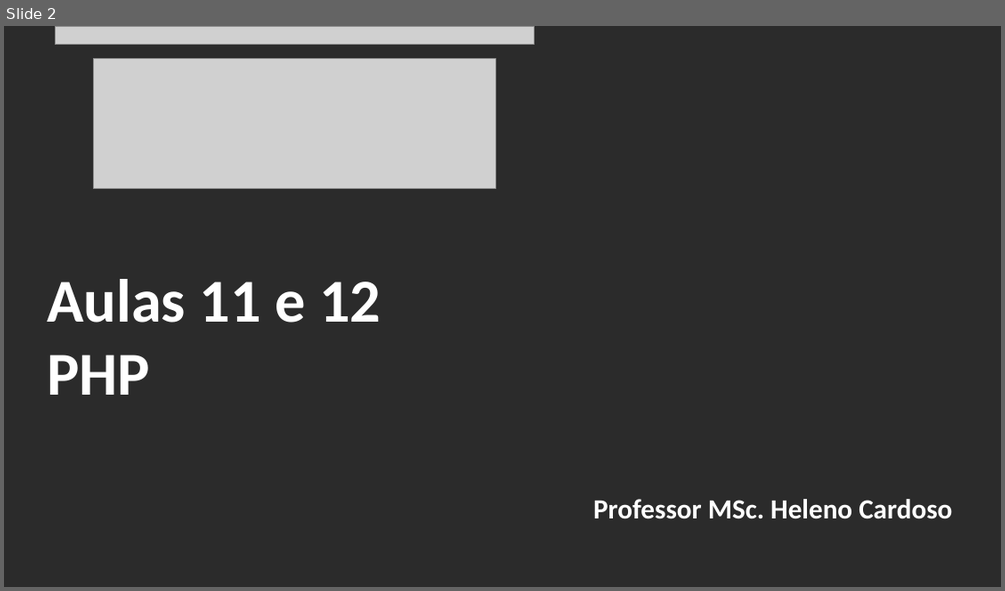
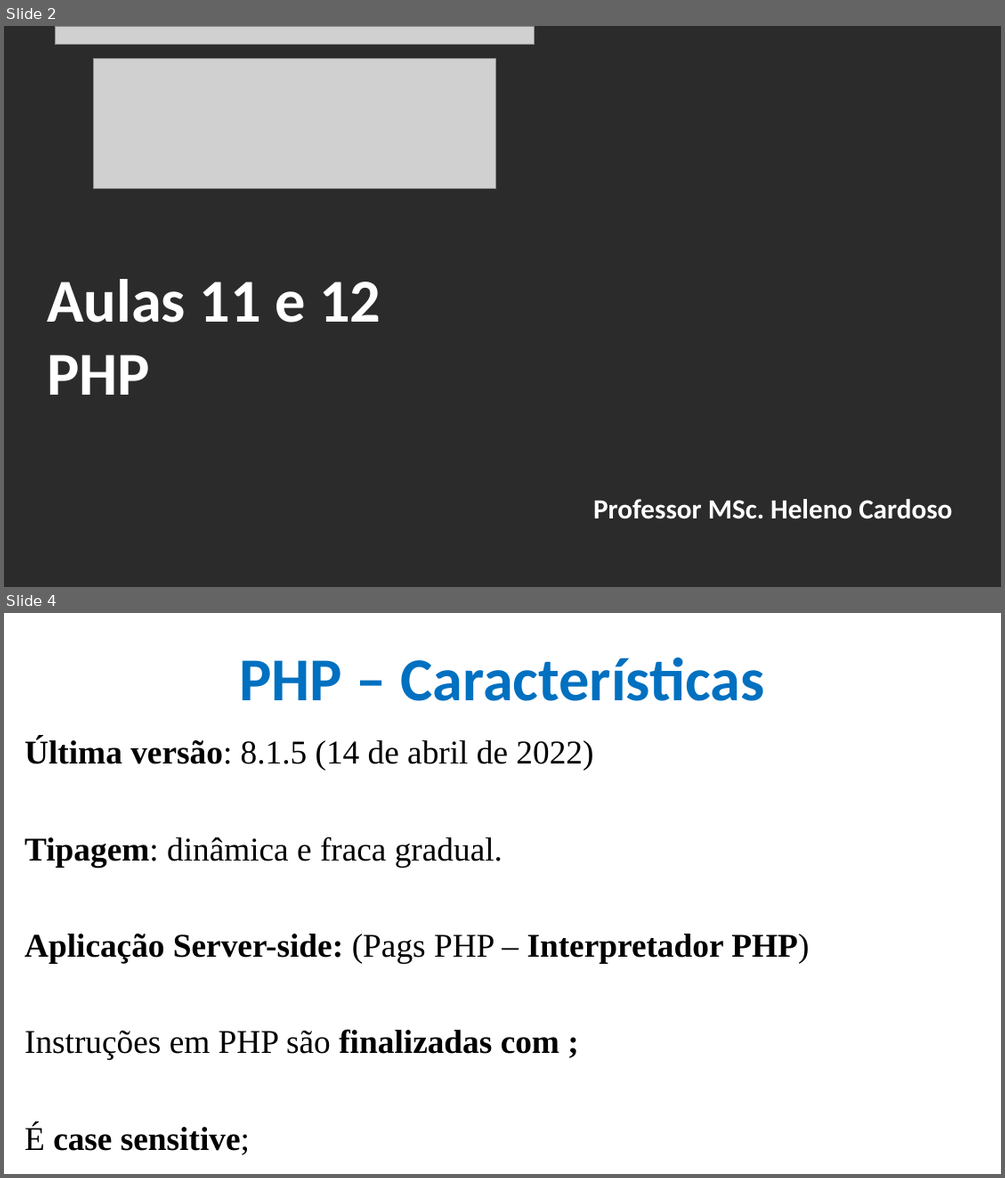
Before and after one commit to CloudEducationBrazil/WydenDesenvolvimentoWebPHP, a slide deck: 01 Classes/Aula 11 e 12 Desenvolvimento Web PHP - PHP.pptx. Shown one above the other, each under a label of ours: slide 2 before the commit, slides 2 and 4 after it; the slides between them are not shown. The pictures are 1005x591 and 1005x1178 pixels, drawn with LibreOffice and Linux fonts; fonts in the diff are those of the drawing; grey boxes stand for pictures; background and template pictures are left out; a plain dark background stands for a picture behind light text. Boxes give left, top, right and bottom in pixels: in the first picture for what was removed or moved away, otherwise in the second. Text is boxed around its words. In the diff, an @@ line names an element or a change of style, - is before the commit and + after.

```diff
--- a/01 Classes/Aula 11 e 12 Desenvolvimento Web PHP - PHP.pptx
+++ b/01 Classes/Aula 11 e 12 Desenvolvimento Web PHP - PHP.pptx
@@ slide 4 added at (x1=4, y1=613, x2=1001, y2=1174), background picture (left out) @@
@@ title added at (x1=239, y1=657, x2=764, y2=701), 44 pt, text #0070C0, bold @@
+PHP – Características
@@ text added at (x1=24, y1=738, x2=809, y2=1155), 24 pt, text #000000, bold @@
+Última versão: 8.1.5 (14 de abril de 2022)
+Tipagem: dinâmica e fraca gradual.
+Aplicação Server-side: (Pags PHP – Interpretador PHP)
+Instruções em PHP são finalizadas com ;
+É case sensitive;
```
Also in this commit, not shown: 10 slides changed, 14 other slides added, 1 other file.
